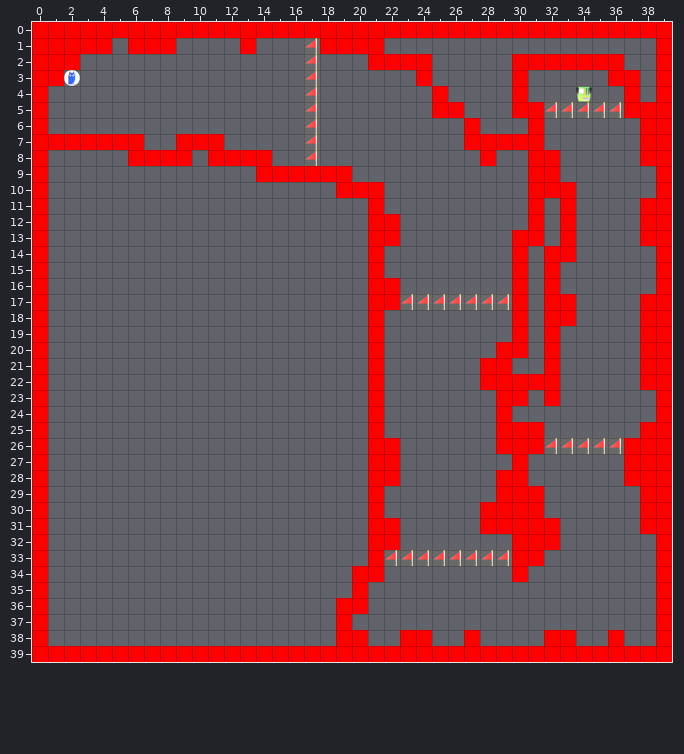
One commit to this Tiled map (JSON): src/map/level_4.tmj. The first picture shows the starting point.
Cells are 64x64 px. Shown: x 0..39, y 0..39.
After the commit:
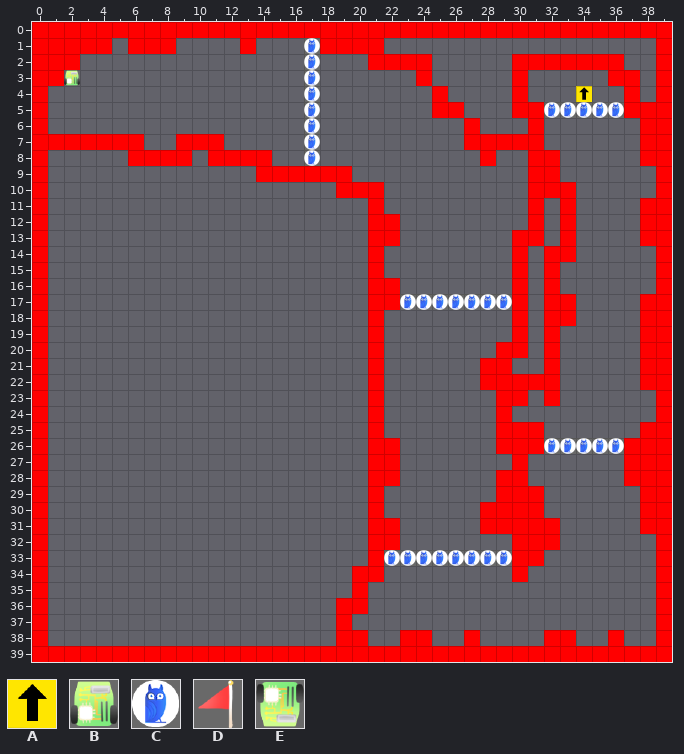
Key: from "tile": A 1, B 5, C 6, D 7, E 11.
_ is an empty cell.
The edit:
{"where": "layer \"Tile Layer 1\""}
{"y":1,"x":17,"old":"D","new":"C"}
{"y":2,"x":17,"old":"D","new":"C"}
{"y":3,"x":2,"old":"C","new":"B"}
{"y":3,"x":17,"old":"D","new":"C"}
{"y":4,"x":17,"old":"D","new":"C"}
{"y":4,"x":34,"old":"E","new":"A"}
{"y":5,"x":17,"old":"D","new":"C"}
{"y":5,"x":32,"old":"DDDDD","new":"CCCCC"}
{"y":6,"x":17,"old":"D","new":"C"}
{"y":7,"x":17,"old":"D","new":"C"}
{"y":8,"x":17,"old":"D","new":"C"}
{"y":17,"x":23,"old":"DDDDDDD","new":"CCCCCCC"}
{"y":26,"x":32,"old":"DDDDD","new":"CCCCC"}
{"y":33,"x":22,"old":"DDDDDDDD","new":"CCCCCCCC"}
{"label":"changed","picture_box":[304,38,320,166]}
{"label":"changed","picture_box":[64,70,80,86]}
{"label":"changed","picture_box":[544,86,624,118]}
{"label":"changed","picture_box":[400,294,512,310]}
{"label":"changed","picture_box":[544,438,624,454]}
{"label":"changed","picture_box":[384,550,512,566]}
